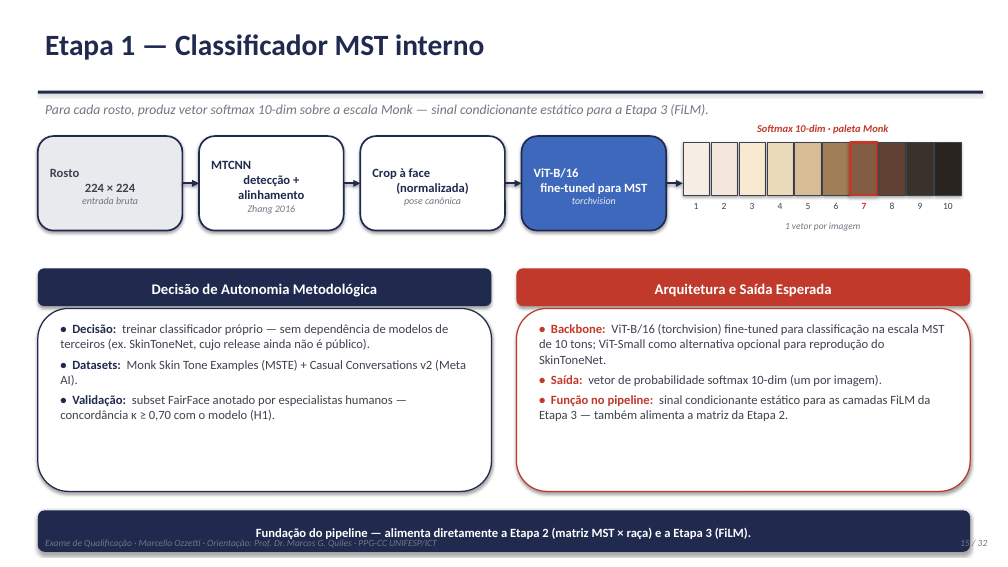
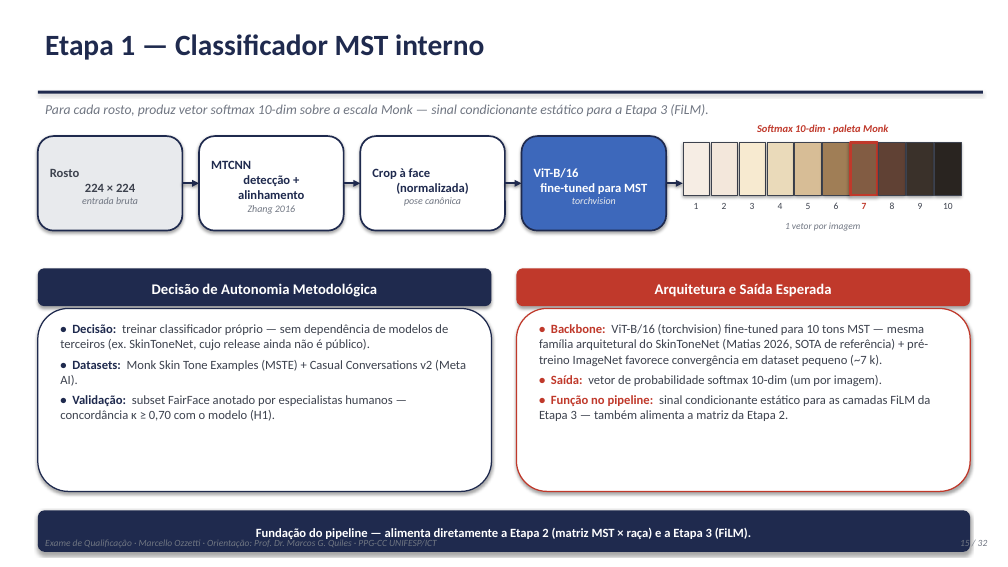
Before and after one commit to marcellozzetti/Facial-Recognition-Models-Mitigating-Bias, a slide deck: slide 15 of docs/ativo/material_qualificacao_2026-10-05.pptx. Drawn at 1008x567 pixels with LibreOffice and Linux fonts; fonts in the diff are those of the drawing. Boxes give left, top, right and bottom in pixels: in the first picture for what was removed or moved away, otherwise in the second. Text is boxed around its words. In the diff, an @@ line names an element or a change of style, - is before the commit and + after.

```diff
--- a/docs/ativo/material_qualificacao_2026-10-05.pptx
+++ b/docs/ativo/material_qualificacao_2026-10-05.pptx
@@ text at (539,324,928,366): text changed @@
-• Backbone: ViT-B/16 (torchvision) fine-tuned para classificação na escala MST de 10 tons; ViT-Small como alternativa opcional para reprodução do SkinToneNet.
+• Backbone: ViT-B/16 (torchvision) fine-tuned para 10 tons MST — mesma família arquitetural do SkinToneNet (Matias 2026, SOTA de referência) + pré-treino ImageNet favorece convergência em dataset pequeno (~7 k).
```
Also in this commit, not shown: 1 other slide changed, 4 other files.
